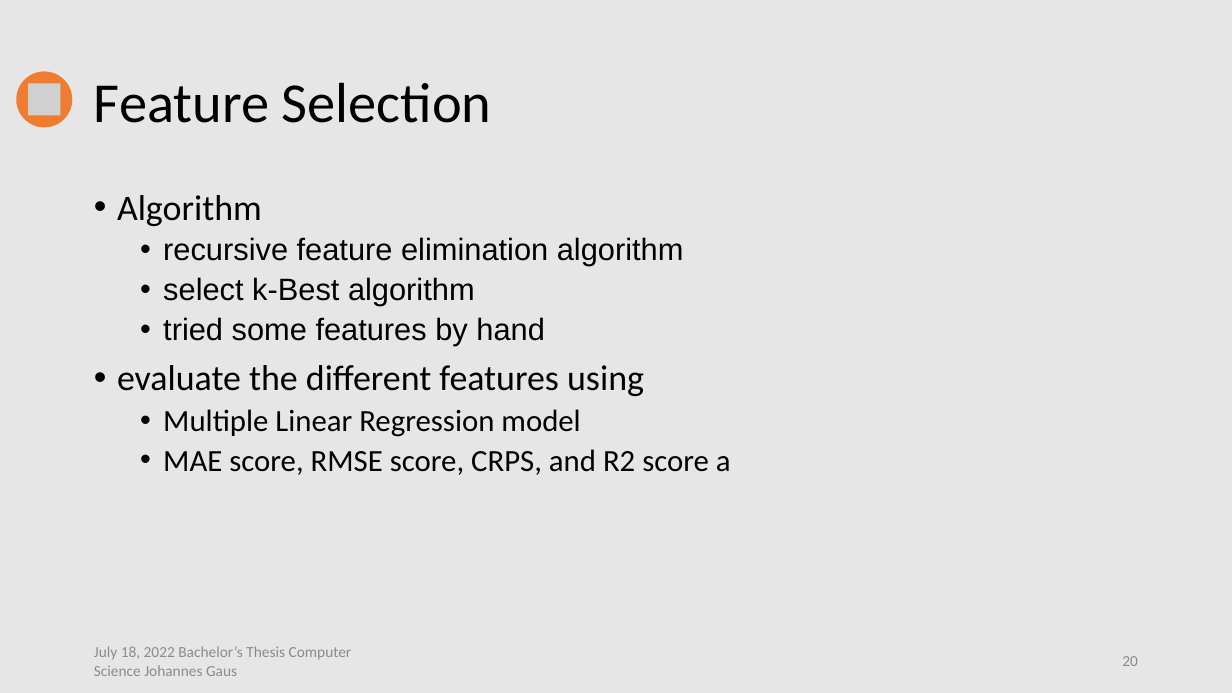
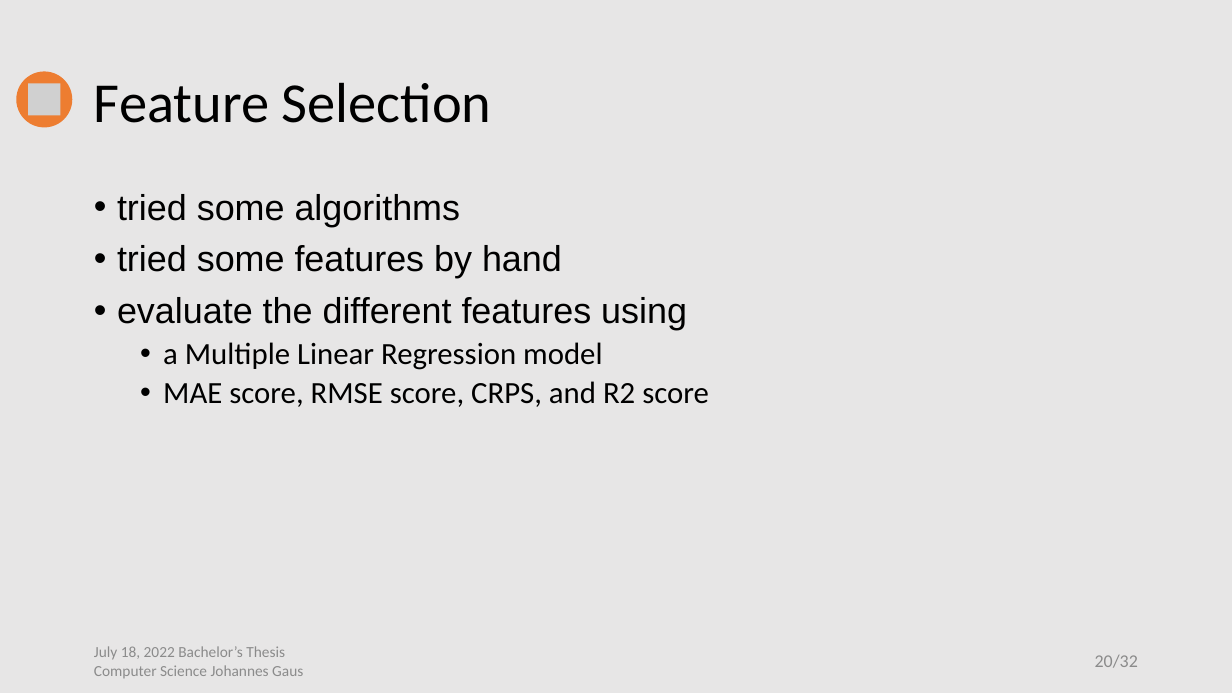
Before and after one commit to jo997/BA-WindPowerForecasting, a slide deck: slide 20 of thesis work/Thesis Defense/Thesis Defense.pptx. Drawn at 1232x693 pixels with LibreOffice and Linux fonts; fonts in the diff are those of the drawing; grey boxes stand for pictures. Boxes give left, top, right and bottom in pixels: in the first picture for what was removed or moved away, otherwise in the second. Text is boxed around its words. In the diff, an @@ line names an element or a change of style, - is before the commit and + after.

```diff
--- a/thesis work/Thesis Defense/Thesis Defense.pptx
+++ b/thesis work/Thesis Defense/Thesis Defense.pptx
@@ text at [117, 194, 461, 227]: text changed; size 24 to 28 pt @@
-• Algorithm
-  • recursive feature elimination algorithm
-  • select k-Best algorithm
+• tried some algorithms
@@ text at [117, 245, 687, 330]: size 24 to 28 pt in "tried some features by hand"; font Calibri to Arial in "evaluate the different features using"; list level 2 to 1 in "tried some features by hand" @@
@@ text at [163, 342, 709, 407]: text changed @@
-  • Multiple Linear Regression model
-  • MAE score, RMSE score, CRPS, and R2 score a
+  • a Multiple Linear Regression model
+  • MAE score, RMSE score, CRPS, and R2 score
@@ text at [94, 646, 303, 678]: text changed @@
-July 18, 2022 Bachelor’s Thesis Computer Science Johannes Gaus
+July 18, 2022 Bachelor’s Thesis
+Computer Science Johannes Gaus
@@ page number at [1095, 655, 1138, 668]: text changed; size 12 to 14 pt @@
-20
+20/32
```
Also in this commit, not shown: 30 other slides changed, 23 other files.
